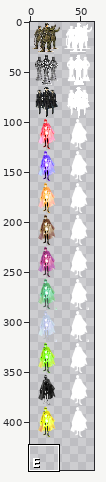
Sprite sheet: Resources/image/unit.png. Above, an overview of the earlier version with the close-up marked.
Close-up. As it was:
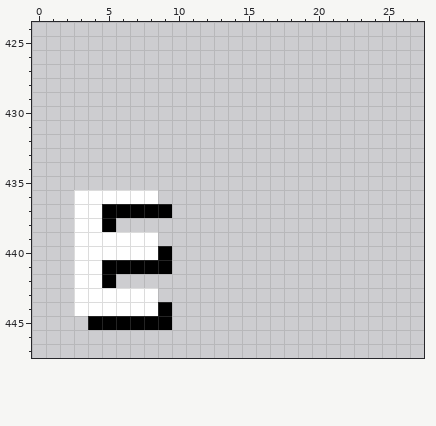
The file is 64x448 pixels. Shown: x 0..27, y 424..447.
And afterwards:
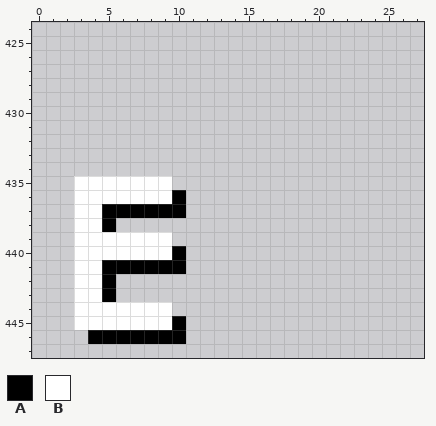
Palette (. is transparent): A #000000  B #ffffff
Commit: Fix next unit process
Diff:
Changed rows in their new state; - is an unchanged pixel.
first column x 3:
435 BBBBBBB-
436 ------BA
437 -------A
439 ------B-
440 ------BA
441 -------A
443 --A...--
444 ------B-
445 BBBBBBBA
446 -AAAAAAA
Pixel boxes of the changes (left, top, right, bottom) in both close-ups:
changed: (74, 176, 186, 344)
